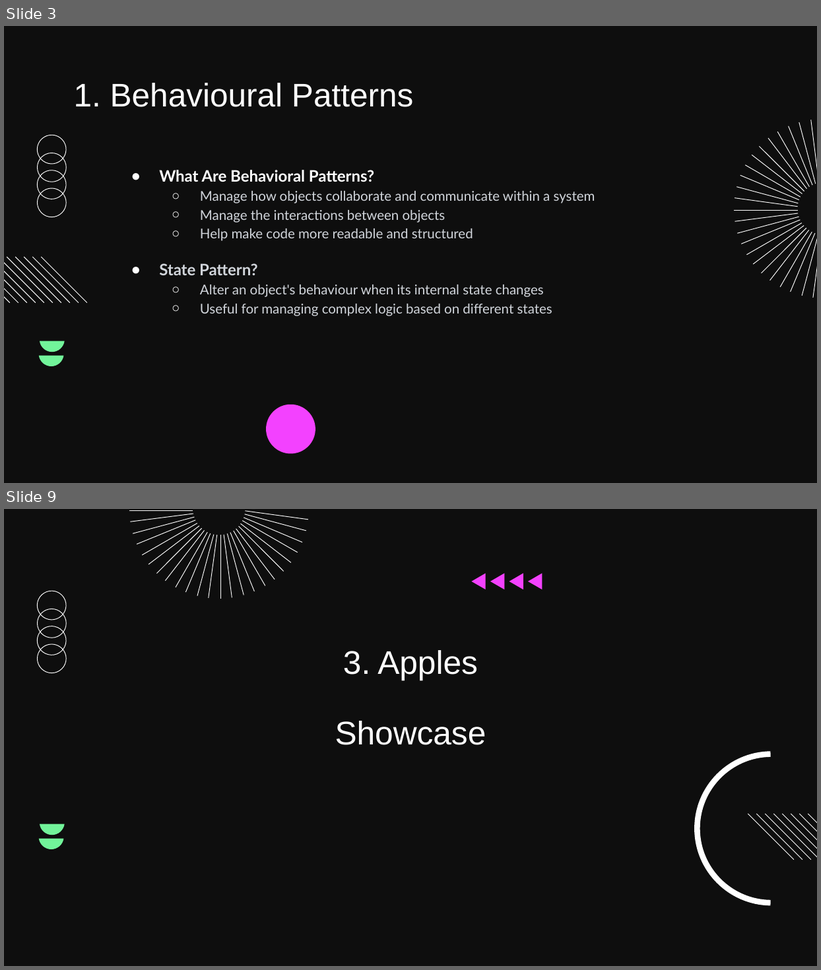
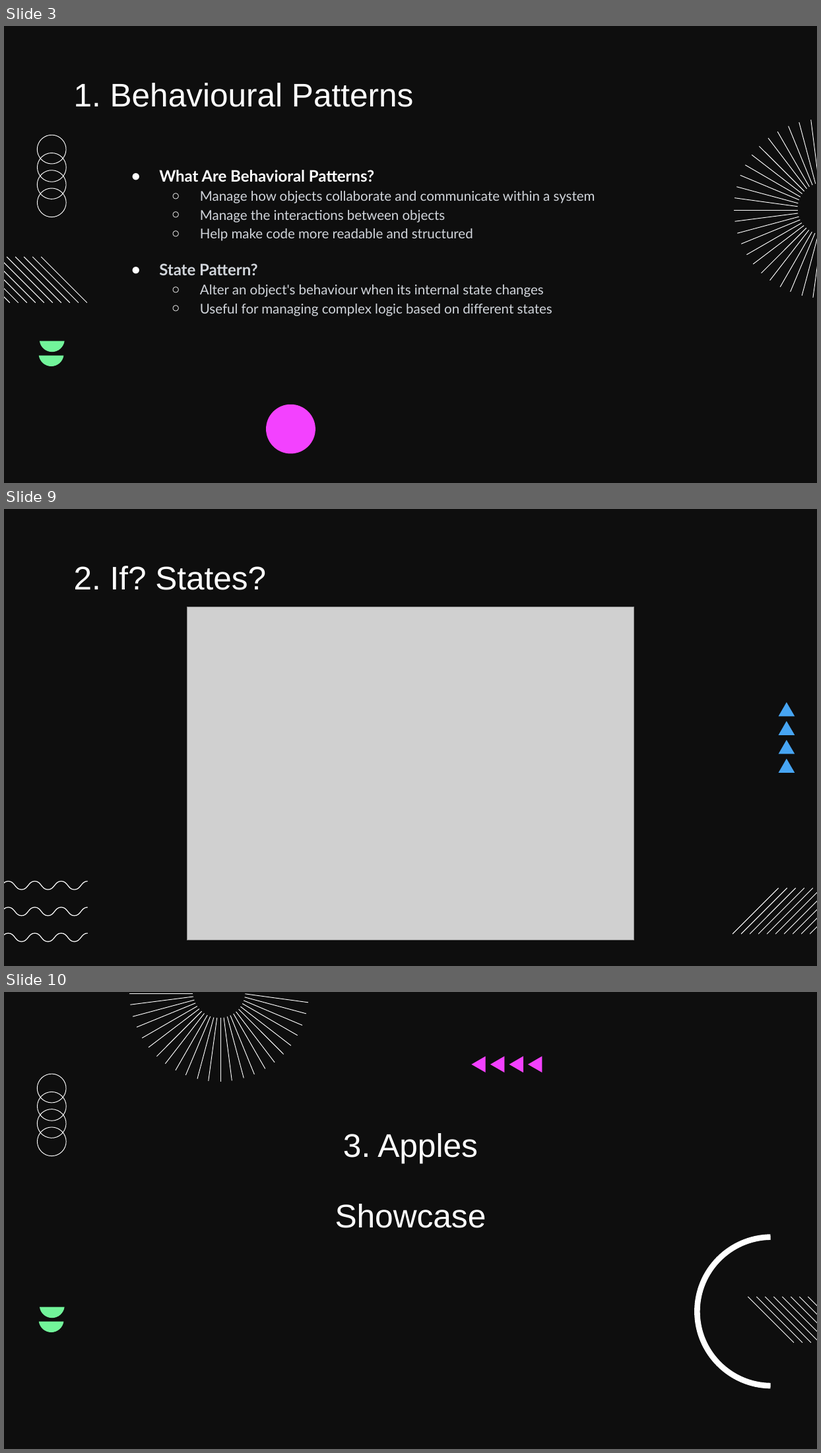
Before and after one commit to Sokkero/schoolThing, a slide deck: Presentation.pptx. Shown one above the other, each under a label of ours: slides 3 and 9 before the commit, slides 3, 9 and 10 after it; the slides between them are not shown. The pictures are 821x970 and 821x1453 pixels, drawn with LibreOffice and Linux fonts; fonts in the diff are those of the drawing; grey boxes stand for pictures; background and template pictures are left out. Boxes give left, top, right and bottom in pixels: in the first picture for what was removed or moved away, otherwise in the second. Text is boxed around its words. In the diff, an @@ line names an element or a change of style, - is before the commit and + after.

```diff
--- a/Presentation.pptx
+++ b/Presentation.pptx
@@ slide 9 added at [4, 509, 817, 966], background picture (left out) @@
@@ title added at [74, 566, 266, 590], 38.7 pt, text #FFFFFF @@
+2. If? States?
@@ picture added at [187, 607, 634, 940] @@
@@ group added at [779, 702, 795, 773]: 4 freeform shapes @@
@@ freeform shape added at [4, 882, 88, 890], fill #FFFFFF, outline #FFFFFF 0.95 pt @@
@@ group added at [733, 889, 817, 934]: 10 freeform shapes @@
@@ freeform shape added at [4, 908, 88, 916], fill #FFFFFF, outline #FFFFFF 0.95 pt @@
@@ freeform shape added at [4, 933, 88, 942], fill #FFFFFF, outline #FFFFFF 0.95 pt @@
@@ what was slide 9 is now slide 10 @@
```
Also in this commit, not shown: 7 slides changed, 1 other slide added, 1 other file.
